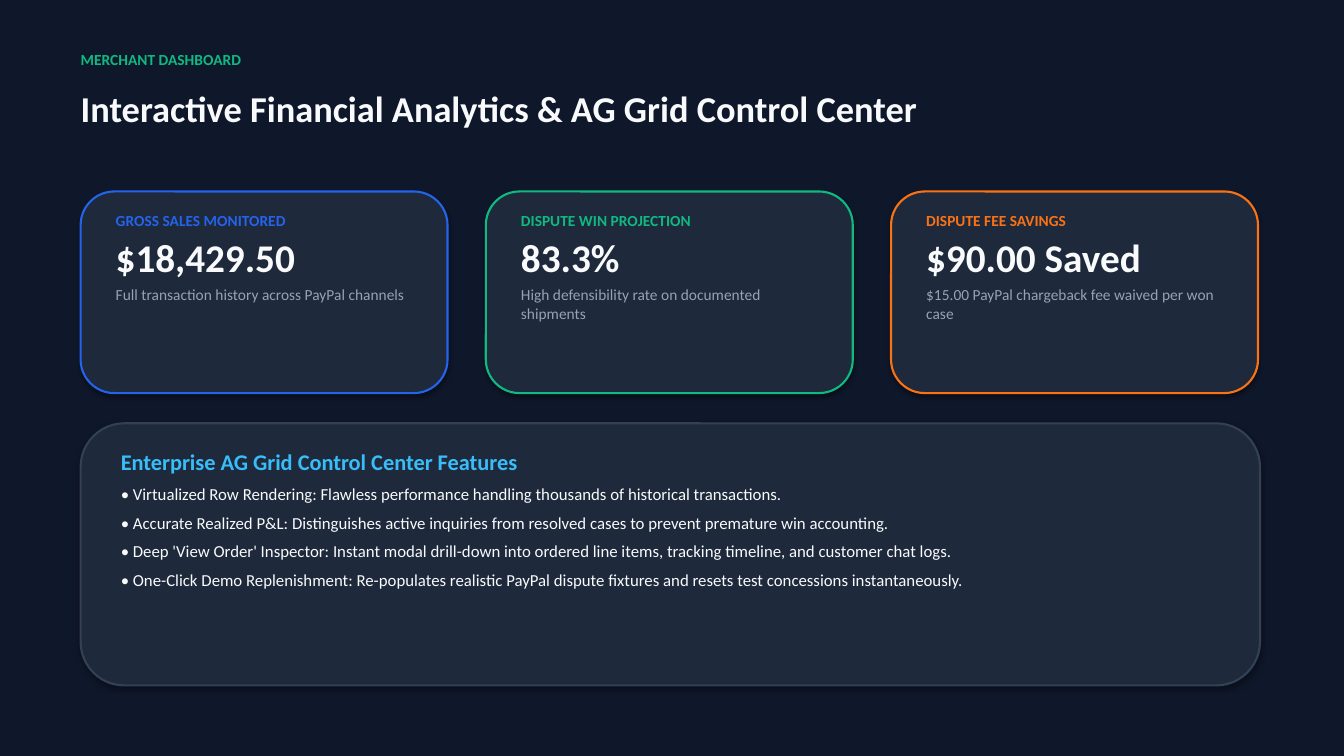
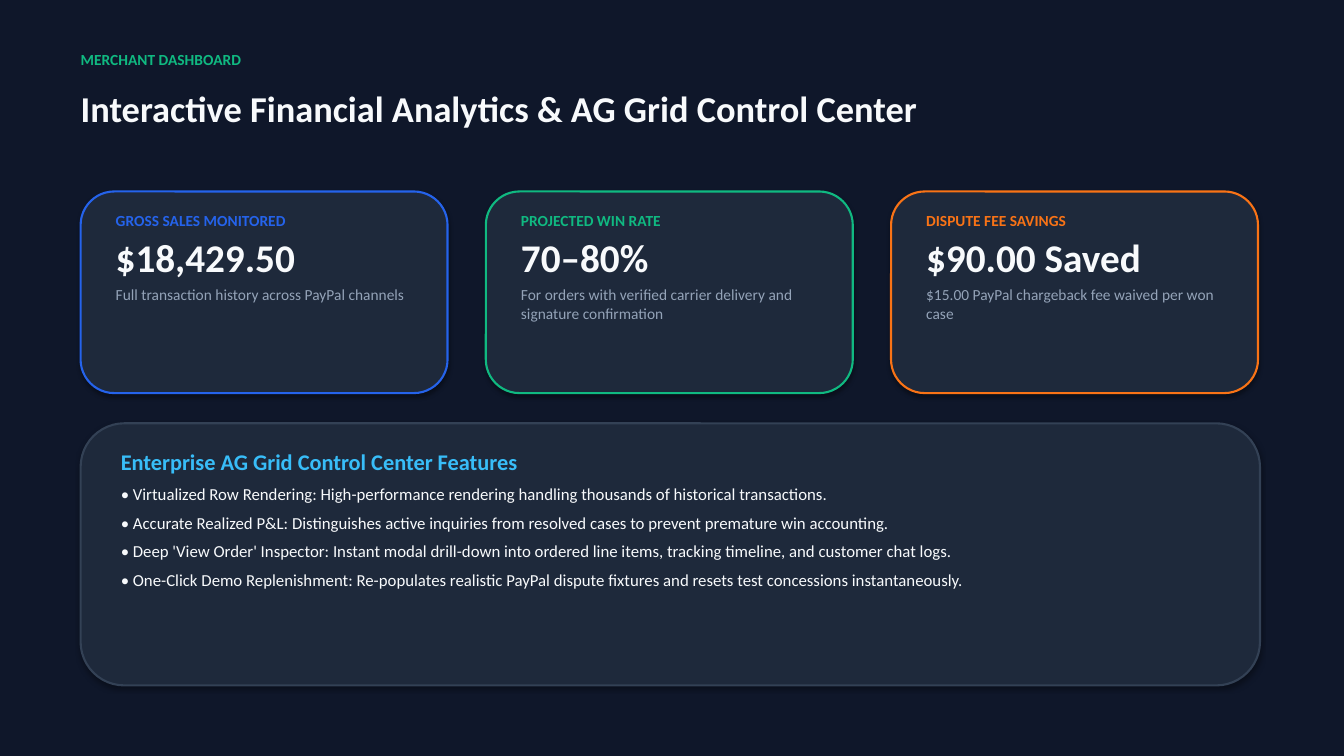
Before and after one commit to SthitadheeDas/DisputeCopilot, a slide deck: slide 8 of DisputeCopilot_Presentation.pptx. Drawn at 1344x756 pixels with LibreOffice and Linux fonts; fonts in the diff are those of the drawing. Boxes give left, top, right and bottom in pixels: in the first picture for what was removed or moved away, otherwise in the second. Text is boxed around its words. In the diff, an @@ line names an element or a change of style, - is before the commit and + after.

```diff
--- a/DisputeCopilot_Presentation.pptx
+++ b/DisputeCopilot_Presentation.pptx
@@ text at box(521, 216, 793, 322): text changed @@
-DISPUTE WIN PROJECTION
-83.3%
-High defensibility rate on documented shipments
+PROJECTED WIN RATE
+70–80%
+For orders with verified carrier delivery and signature confirmation
@@ text at box(133, 488, 826, 503): text changed @@
-• Virtualized Row Rendering: Flawless performance handling thousands of historical transactions.
+• Virtualized Row Rendering: High-performance rendering handling thousands of historical transactions.
```
Also in this commit, not shown: 6 other slides changed, 1 other file.
